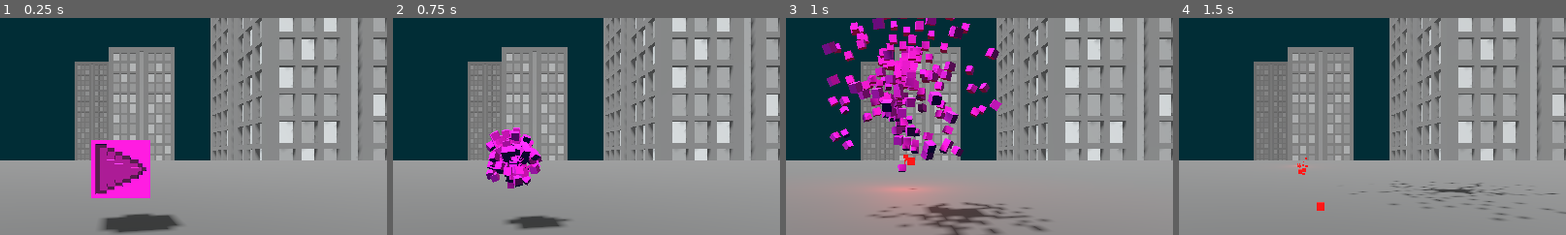
Above: before the commit, frames 1-4 (left to right).
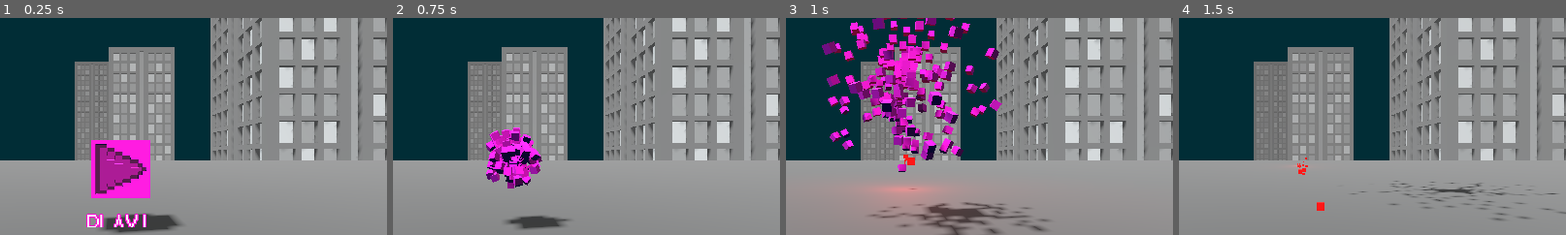
Above: after the commit, the same moments.

Repository: Majsek/Project_BC
Game: Godot game, scene res://scenes/world.tscn
The game is run twice, just before and just after one commit, with the same random seed, the same clock (stepped at 60 frames per second) and the same inputs.
Inputs:
- Up to frame 1 (0.25 s): no input
- Up to frame 2 (0.75 s): tap Enter (ui_accept) at 0.5 s; hold Up (ui_up) from 0.53 s (still down)
- Up to frame 3 (1 s): keep holding Up (ui_up); tap Enter (ui_accept) at 0.77 s
- Up to frame 4 (1.5 s): release Up (ui_up) at 1.28 s; hold Down (ui_down) from 1.28 s (still down)
The pictures show only the part of the screen within x 35-85%, y 19-69%; the shares and areas given below are measured in that part.

The runs differ from the first frame. In frame 1, 0.5% of the frame differs, in the area x 22-38%, y 90-97%; in frame 2, nothing differs; in frame 3, nothing differs; in frame 4, nothing differs.

Commit message:
+16xfont, +control cubes have Label3D

Diff:
--- a/scenes/control_cube.tscn
+++ b/scenes/control_cube.tscn
@@ -1,8 +1,9 @@
-[gd_scene load_steps=6 format=3 uid="uid://vd37jqwc1uth"]
+[gd_scene load_steps=7 format=3 uid="uid://vd37jqwc1uth"]
 
 [ext_resource type="Script" path="res://scripts/control_cube.gd" id="1_3lf67"]
 [ext_resource type="ArrayMesh" uid="uid://b6gsnbei42q8" path="res://objects/cubes/play_cube.obj" id="2_7gmo6"]
 [ext_resource type="Texture2D" uid="uid://ckck2beflrki2" path="res://objects/cubes/play_cube.png" id="3_jxd8k"]
+[ext_resource type="FontFile" uid="uid://xgy32fq5inad" path="res://DotGothic16-Regular.ttf" id="4_w7yk4"]
 
 [sub_resource type="BoxShape3D" id="BoxShape3D_88i1i"]
 size = Vector3(1, 1, 1.07)
@@ -23,3 +24,11 @@
 [node name="MeshInstance3D" type="MeshInstance3D" parent="."]
 mesh = ExtResource("2_7gmo6")
 surface_material_override/0 = SubResource("StandardMaterial3D_5nxhl")
+
+[node name="Label3D" type="Label3D" parent="."]
+transform = Transform3D(1, 0, 0, 0, 1, 0, 0, 0, 1, 0, -1.63076, 0)
+billboard = 2
+double_sided = false
+font = ExtResource("4_w7yk4")
+font_size = 144
+outline_size = 24
--- a/scenes/world.tscn
+++ b/scenes/world.tscn
@@ -170,16 +170,13 @@
 
 [node name="start_cube" parent="." groups=["control_cubes"] instance=ExtResource("4_58r8i")]
 transform = Transform3D(0.25, 0, 0, 0, 0.25, 0, 0, 0, 0.25, 0, 0.429389, -2)
-class_ = &"start_cube"
+label_text_ = "PLAY!"
 
 [node name="edge_2_allowed_cube" parent="." groups=["control_cubes"] instance=ExtResource("4_58r8i")]
 transform = Transform3D(-4.37114e-09, 0, -0.1, 0, 0.1, 0, 0.1, 0, -4.37114e-09, 1, 0.5, 0.2)
-class_ = &"edge_2_allowed_cube"
 
 [node name="edge_3_allowed_cube" parent="." groups=["control_cubes"] instance=ExtResource("4_58r8i")]
 transform = Transform3D(-4.37114e-09, 0, -0.1, 0, 0.1, 0, 0.1, 0, -4.37114e-09, 1, 0.3, 0)
-class_ = &"edge_3_allowed_cube"
 
 [node name="edge_4_allowed_cube" parent="." groups=["control_cubes"] instance=ExtResource("4_58r8i")]
 transform = Transform3D(-4.37114e-09, 0, -0.1, 0, 0.1, 0, 0.1, 0, -4.37114e-09, 1, 0.5, -0.2)
-class_ = &"edge_4_allowed_cube"
--- a/scripts/control_cube.gd
+++ b/scripts/control_cube.gd
@@ -7,7 +7,7 @@
 @export var lives_ : int
 const HIT_PARTICLE = preload("res://scenes/hit_particle.tscn")
 
-@export var class_ : StringName
+@export var label_text_ : String
 var initial_color_ : Color
 var color_ : Color:
 	set(value):
@@ -16,11 +16,15 @@
 		#print(value.s)
 		color_ = value
 		$MeshInstance3D.get_surface_override_material(0).set_albedo(color_)
+		$Label3D.outline_modulate = color_
 
 func _ready():
 	reset_color()
 	lives_ = initial_lives_
-
+	if label_text_ == "":
+		$Label3D.text = name
+	else:
+		$Label3D.text = label_text_
 #func spawnAnim():
 	#%AnimationPlayer.play("enemy_spawn")
 	#pass
@@ -31,6 +35,7 @@
 
 func who() -> String:
 	return "control_cube"
+
 func hit_by_projectile(projectile_color :Color, projectile_pos :Vector3) -> void:
 	var delta_color1 = abs(projectile_color.h - color_.h)
 	var delta_color2 = abs((projectile_color.h+1) - color_.h)
@@ -61,12 +66,12 @@
 	hit_particle.init(dmg, initial_color_, position)
 	main_.add_child(hit_particle)
 
-	match class_:
+	match name:
 		"start_cube":
 			main_.start_game()
 			self.queue_free()
 		_:
-			match  class_:
+			match name:
 				"edge_2_allowed_cube":
 					main_.edge_2_allowed_ = !main_.edge_2_allowed_
 				"edge_3_allowed_cube":
Binary file added: DotGothic16-Regular.ttf
Not shown, added: DotGothic16-Regular.ttf.import
